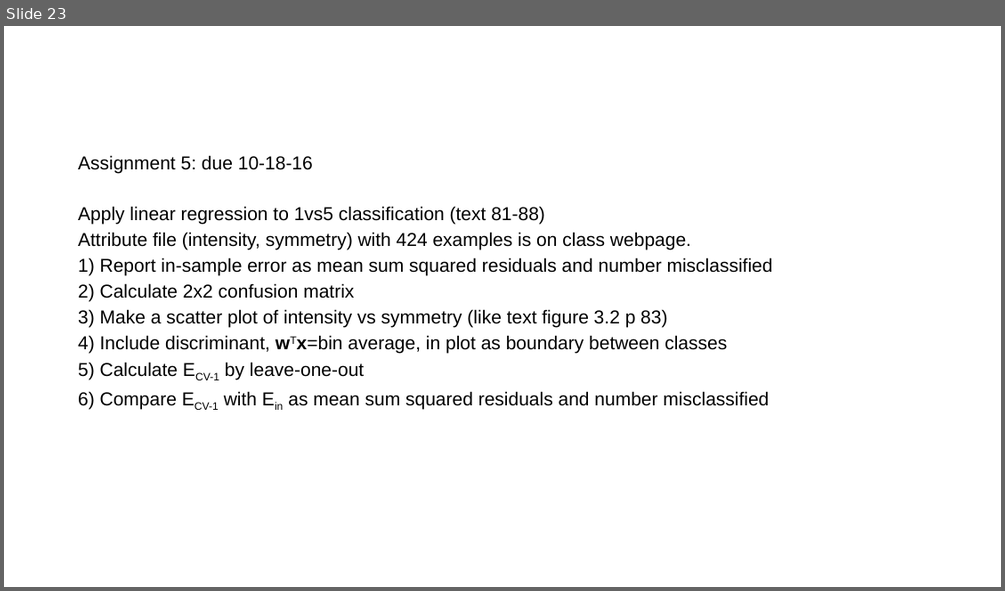
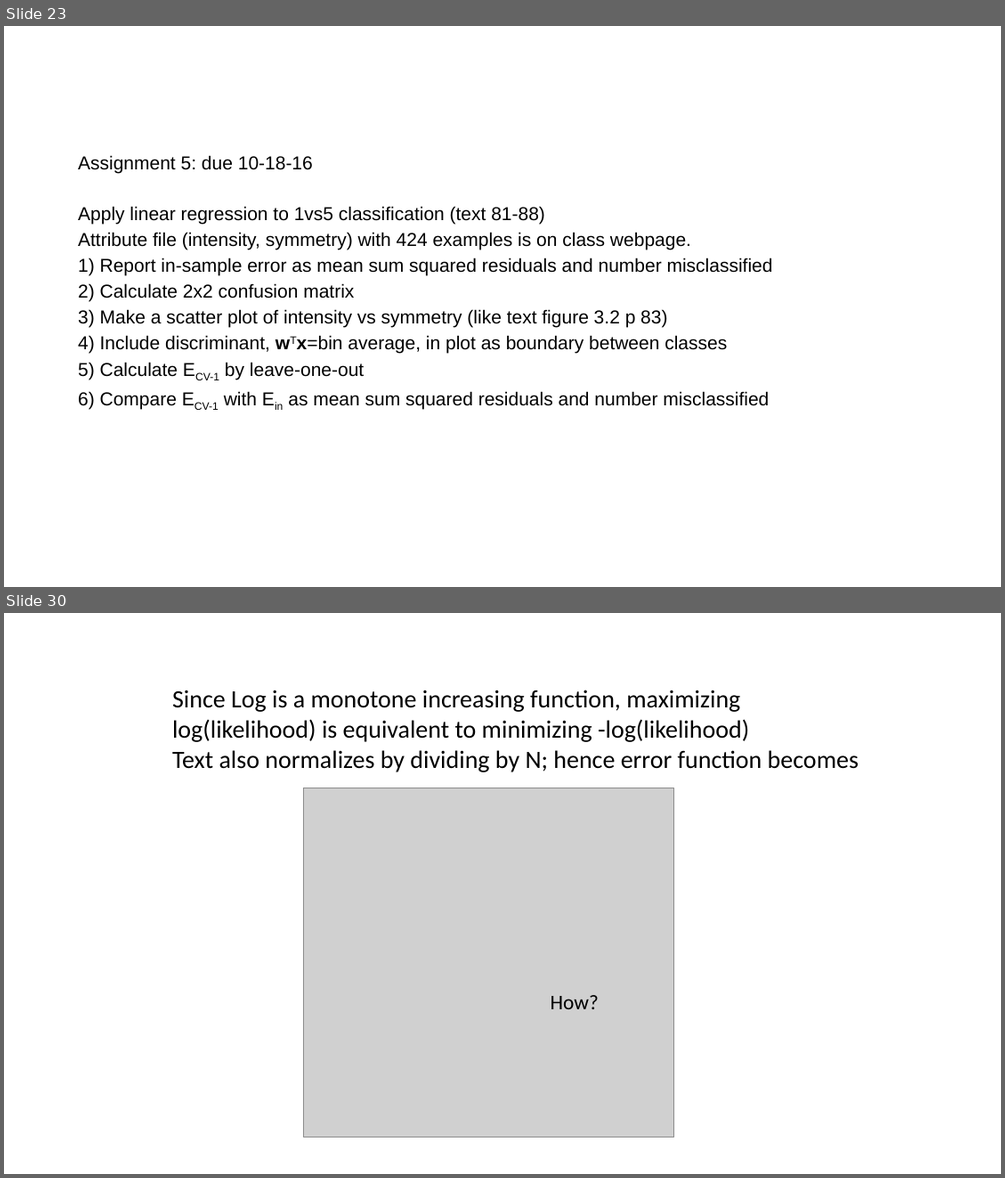
Before and after one commit to zhy9036/cs_2016_fall, a slide deck: 534_ANN/linear models.pptx. Shown one above the other, each under a label of ours: slide 23 before the commit, slides 23 and 30 after it; the slides between them are not shown. The pictures are 1005x591 and 1005x1178 pixels, drawn with LibreOffice and Linux fonts; fonts in the diff are those of the drawing; grey boxes stand for pictures. Boxes give left, top, right and bottom in pixels: in the first picture for what was removed or moved away, otherwise in the second. Text is boxed around its words. In the diff, an @@ line names an element or a change of style, - is before the commit and + after.

```diff
--- a/534_ANN/linear models.pptx
+++ b/534_ANN/linear models.pptx
@@ slide 30 added at (4,613,1001,1174), background #FFFFFF @@
@@ text added at (172,690,858,772), 24 pt, text #000000 @@
+Since Log is a monotone increasing function, maximizing log(likelihood) is equivalent to minimizing -log(likelihood)
+Text also normalizes by dividing by N; hence error function becomes
@@ picture added at (303,787,674,1136) @@
@@ text added at (550,995,599,1009), 20 pt, text #000000 @@
+How?
```
Also in this commit, not shown: 30 other slides added, 25 other files.
